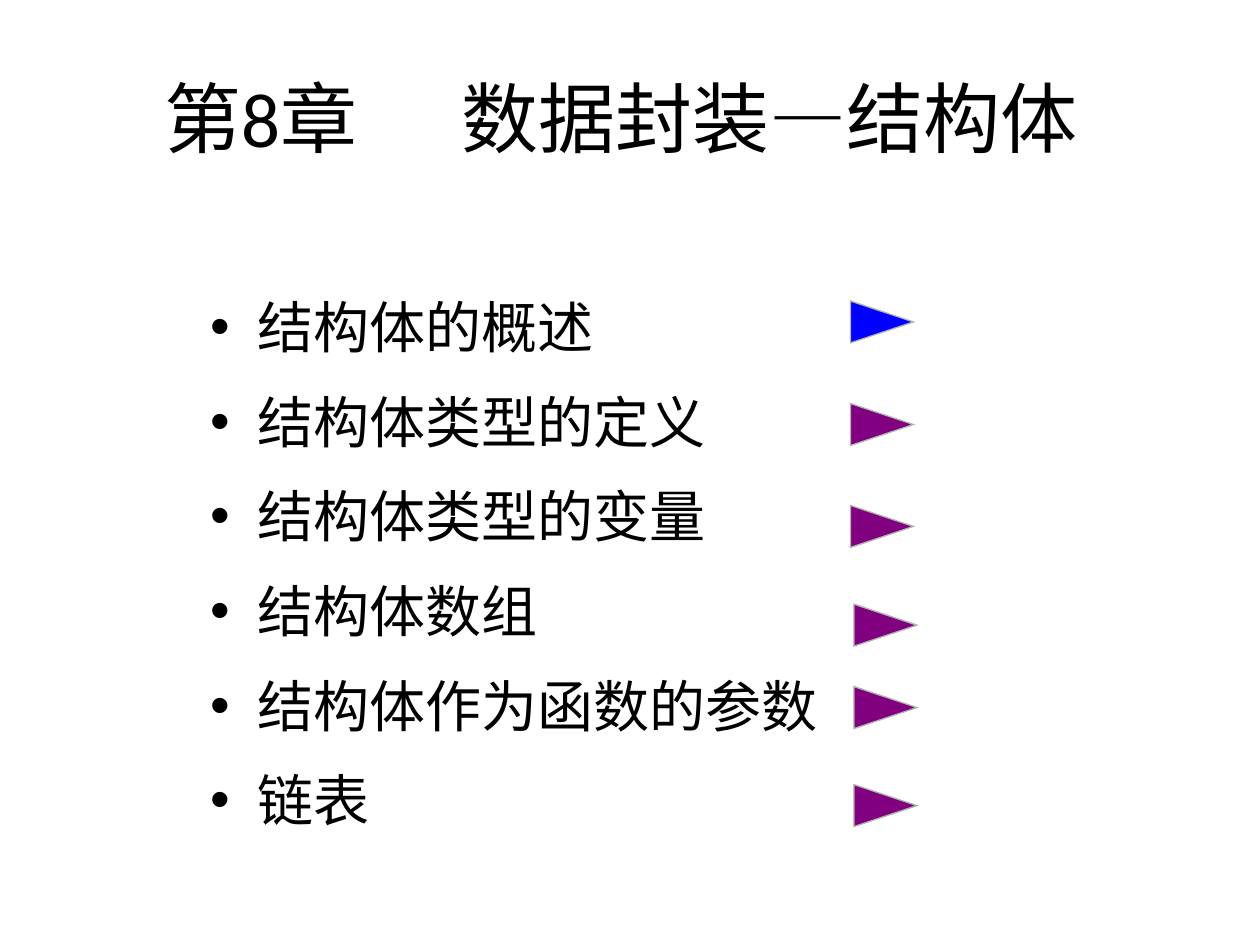
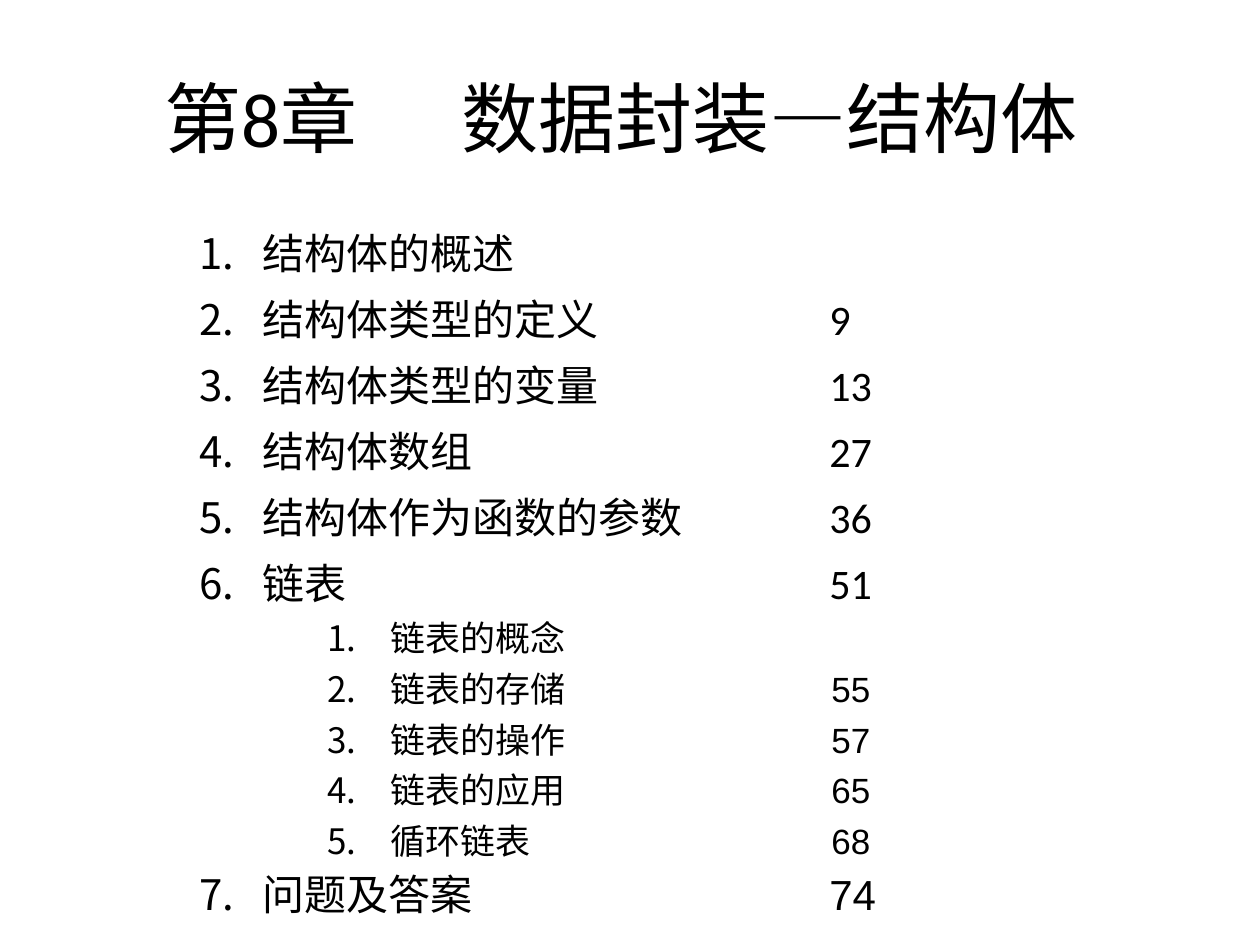
Before and after one commit to wwuhn/wwuhn.github.io, a slide deck: slide 1 of bookspcClassic/C++程序设计翁惠玉/8数据封装－结构体.ppt. Drawn at 1260x945 pixels with LibreOffice and Linux fonts; fonts in the diff are those of the drawing. Boxes give left, top, right and bottom in pixels: in the first picture for what was removed or moved away, otherwise in the second. Text is boxed around its words. In the diff, an @@ line names an element or a change of style, - is before the commit and + after.

```diff
--- a/bookspcClassic/C++程序设计翁惠玉/8数据封装－结构体.ppt
+++ b/bookspcClassic/C++程序设计翁惠玉/8数据封装－结构体.ppt
@@ text "结构体的概述": place and size @@
-text "结构体的概述" at bbox=[258, 301, 818, 826]
+text "结构体的概述" at bbox=[262, 233, 872, 602]
@@ text at bbox=[262, 233, 514, 273]: size 32 to 24 pt in "结构体的概述"; bullet • to 1.; line spacing 1.2 to 1.1; less space between paragraphs @@
@@ text at bbox=[262, 299, 872, 602]: text changed; size 32 to 24 pt @@
-• 结构体类型的定义
-• 结构体类型的变量
-• 结构体数组
-• 结构体作为函数的参数
-• 链表
+2. 结构体类型的定义 9
+3. 结构体类型的变量 13
+4. 结构体数组 27
+5. 结构体作为函数的参数 36
+6. 链表 51
@@ triangle removed at bbox=[850, 302, 913, 343] @@
@@ triangle removed at bbox=[850, 404, 913, 445] @@
@@ triangle removed at bbox=[850, 506, 913, 547] @@
@@ text added at bbox=[390, 621, 870, 857], 20 pt, text #000000 @@
+1. 链表的概念
+2. 链表的存储 55
+3. 链表的操作 57
+4. 链表的应用 65
+5. 循环链表 68
@@ triangle removed at bbox=[854, 604, 917, 646] @@
@@ triangle removed at bbox=[854, 686, 917, 728] @@
@@ triangle removed at bbox=[854, 784, 917, 826] @@
@@ text added at bbox=[262, 874, 876, 914], 24 pt, text #000000 @@
+7. 问题及答案 74
```
Also in this commit, not shown: 6 other slides changed.
